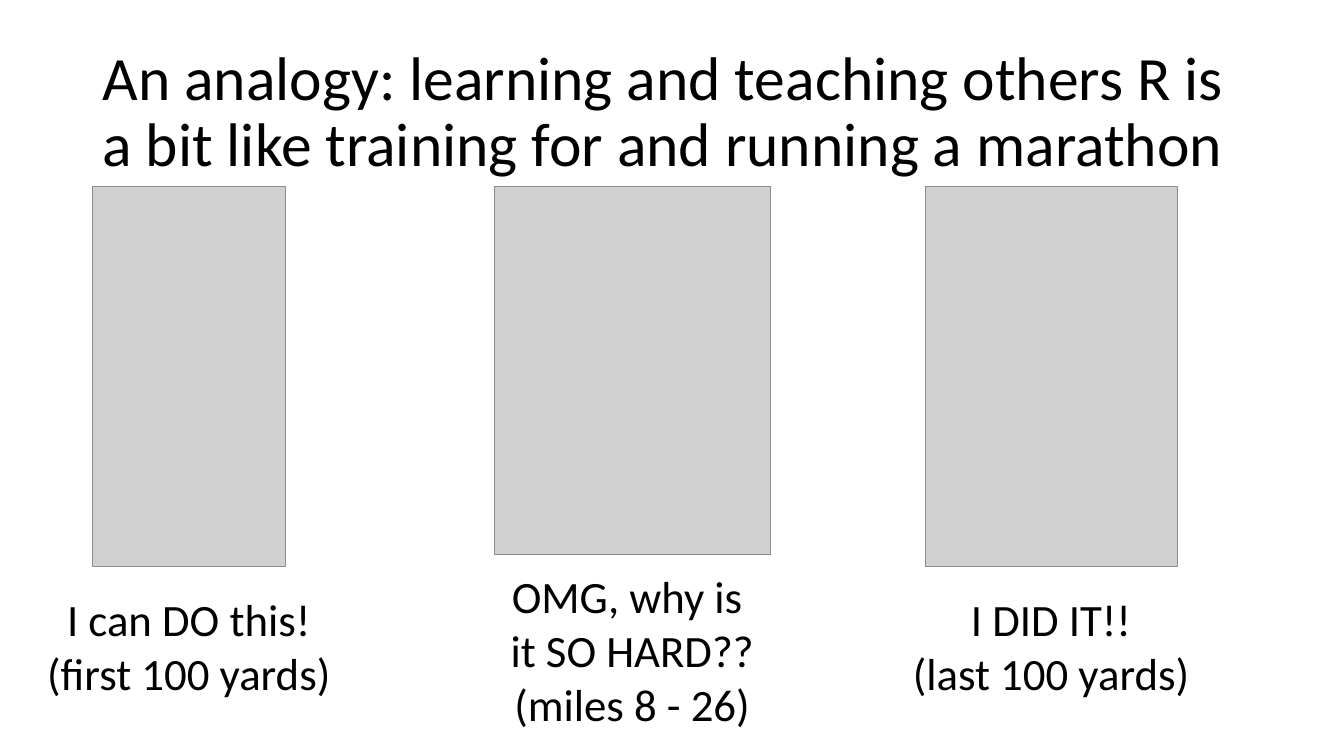
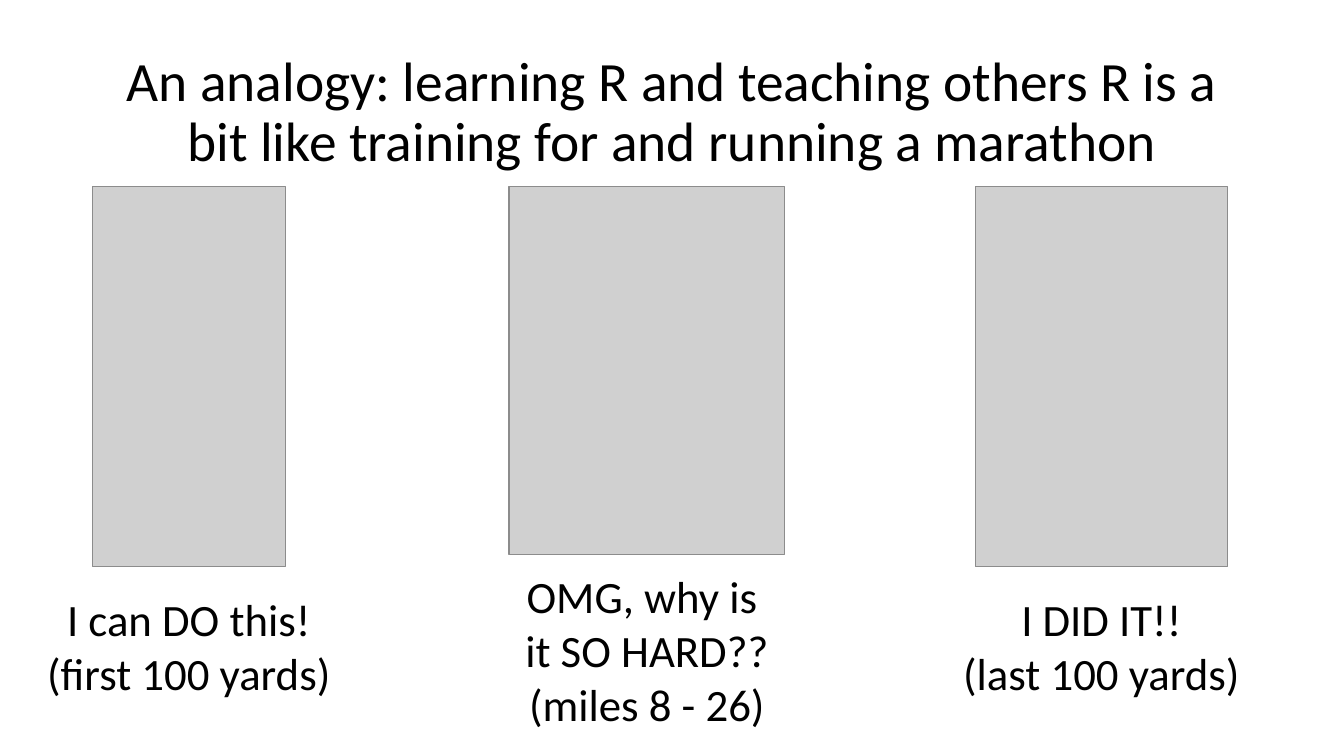
Before and after one commit to MikeKSmith/RStudioConf2020, a slide deck: slide 3 of Learn to teach_MikeKSmith.pptx. Drawn at 1344x756 pixels with LibreOffice and Linux fonts; fonts in the diff are those of the drawing; grey boxes stand for pictures. Boxes give left, top, right and bottom in pixels: in the first picture for what was removed or moved away, otherwise in the second. Text is boxed around its words. In the diff, an @@ line names an element or a change of style, - is before the commit and + after.

```diff
--- a/Learn to teach_MikeKSmith.pptx
+++ b/Learn to teach_MikeKSmith.pptx
@@ title at box(127, 62, 1217, 171): text changed; size 44 to 39.6 pt @@
-An analogy: learning and teaching others R is a bit like training for and running a marathon
+An analogy: learning R and teaching others R is a bit like training for and running a marathon
@@ picture: place and size @@
-picture at box(494, 187, 770, 555)
+picture at box(509, 187, 785, 555)
@@ picture: place and size @@
-picture at box(926, 187, 1178, 568)
+picture at box(976, 187, 1228, 568)
@@ text "OMG, why is": place and size @@
-text "OMG, why is" at box(511, 582, 753, 727)
+text "OMG, why is" at box(525, 582, 768, 727)
@@ text "I DID IT!!": place and size @@
-text "I DID IT!!" at box(913, 605, 1189, 698)
+text "I DID IT!!" at box(963, 605, 1240, 698)
```
Also in this commit, not shown: 2 slides added, 1 slide removed, 1 other file.
